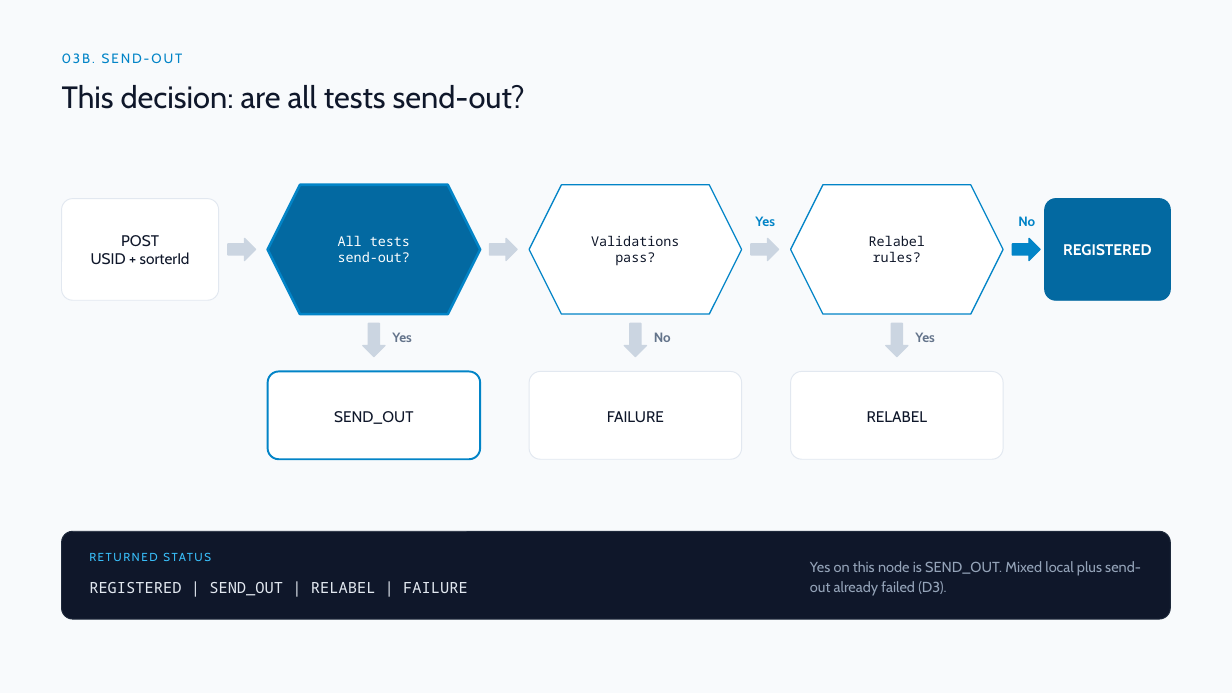
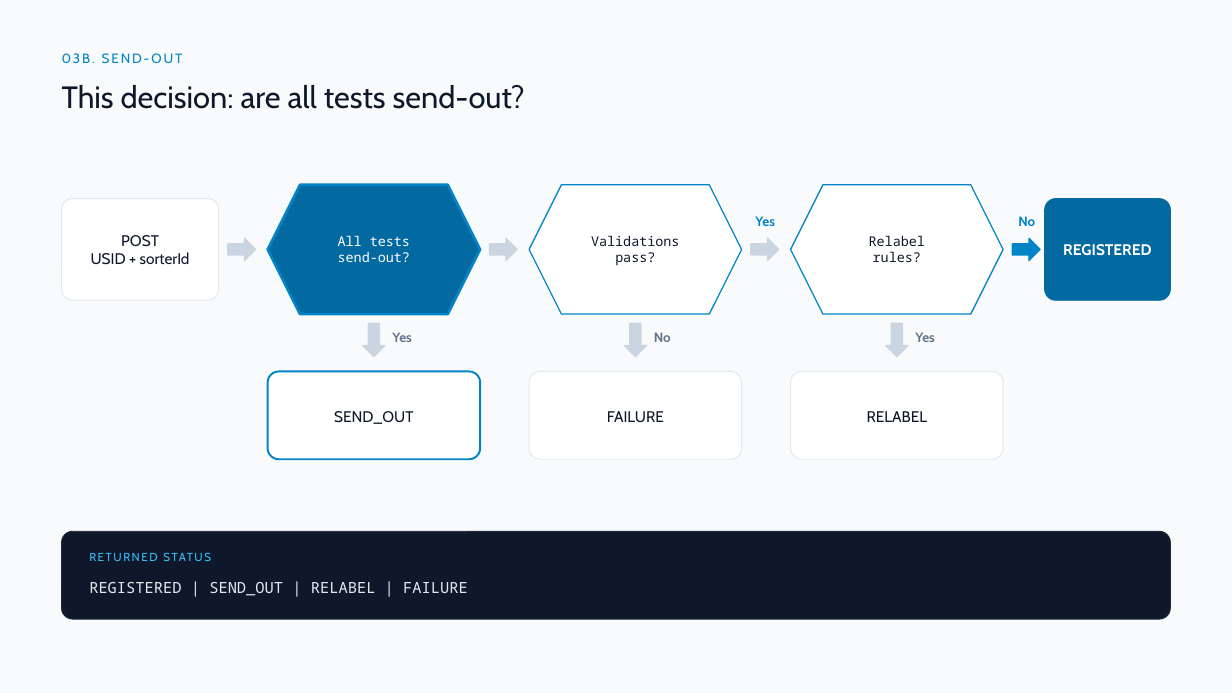
Before and after one commit to DragonChong/HA-Notes, a slide deck: slide 7 of SDLC/Projects/TMP-specimen-sorter-api — Specimen Sorter API/assets/Specimen Sorter API v3.pptx. Drawn at 1232x693 pixels with LibreOffice and Linux fonts; fonts in the diff are those of the drawing. Boxes give left, top, right and bottom in pixels: in the first picture for what was removed or moved away, otherwise in the second. Text is boxed around its words. In the diff, an @@ line names an element or a change of style, - is before the commit and + after.

```diff
--- a/SDLC/Projects/TMP-specimen-sorter-api — Specimen Sorter API/assets/Specimen Sorter API v3.pptx
+++ b/SDLC/Projects/TMP-specimen-sorter-api — Specimen Sorter API/assets/Specimen Sorter API v3.pptx
@@ text removed at (810,561,1141,596) @@
-Yes on this node is SEND_OUT. Mixed local plus send-out already failed (D3).
```
Also in this commit, not shown: 6 other slides changed, 2 other files.
